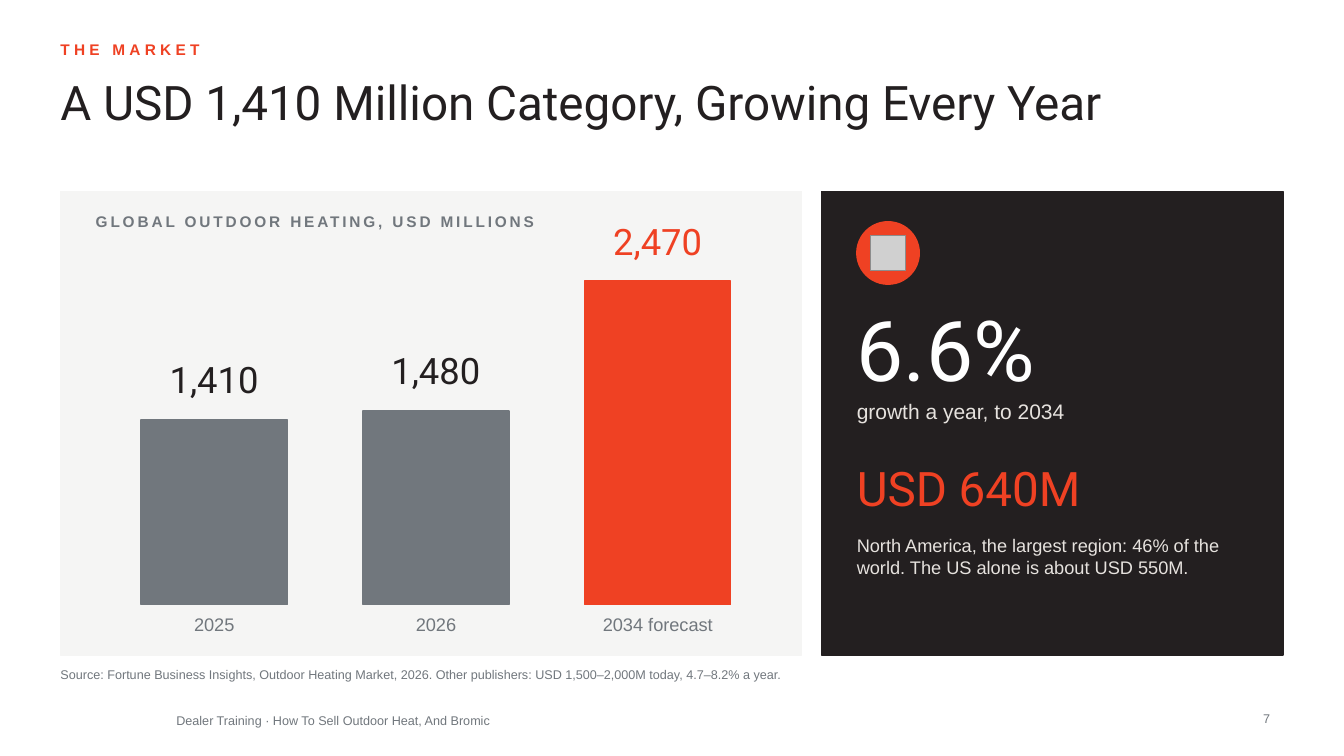
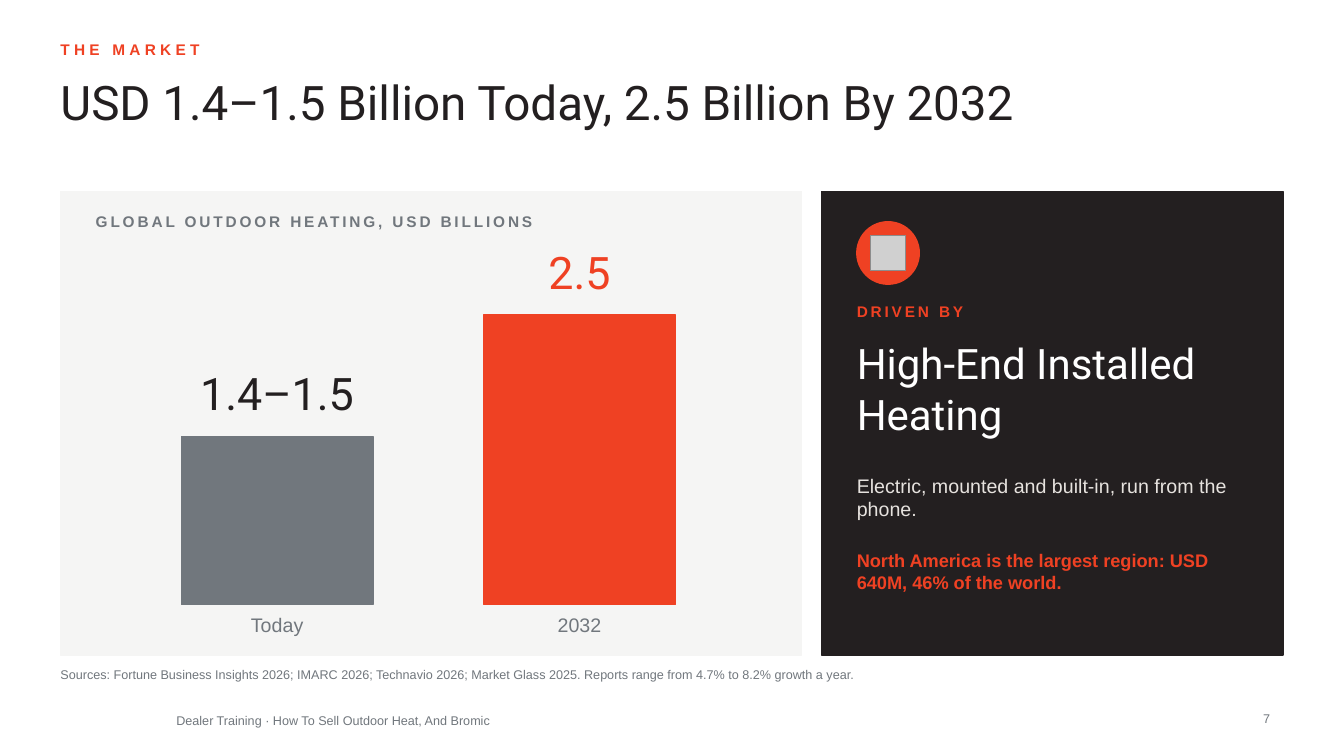
Before and after one commit to aayuvis/Bromic_Marketing, a slide deck: slide 7 of decks/training/out/Bromic-Dealer-How-To-Sell-Outdoor-Heat.pptx. Drawn at 1344x756 pixels with LibreOffice and Linux fonts; fonts in the diff are those of the drawing; grey boxes stand for pictures; background and template pictures are left out. Boxes give left, top, right and bottom in pixels: in the first picture for what was removed or moved away, otherwise in the second. Text is boxed around its words. In the diff, an @@ line names an element or a change of style, - is before the commit and + after.

```diff
--- a/decks/training/out/Bromic-Dealer-How-To-Sell-Outdoor-Heat.pptx
+++ b/decks/training/out/Bromic-Dealer-How-To-Sell-Outdoor-Heat.pptx
@@ title at [60, 84, 1014, 130]: text changed @@
-A USD 1,410 Million Category, Growing Every Year
+USD 1.4–1.5 Billion Today, 2.5 Billion By 2032
@@ text at [96, 212, 751, 247]: text changed @@
-GLOBAL OUTDOOR HEATING, USD MILLIONS
+GLOBAL OUTDOOR HEATING, USD BILLIONS
@@ text at [548, 256, 610, 290]: text changed; size 26 to 32 pt @@
-2,470
+2.5
@@ rectangle: place and size @@
-rectangle at [585, 281, 731, 605]
+rectangle at [484, 315, 676, 605]
@@ text removed at [857, 320, 1035, 382] @@
-6.6%
@@ text added at [857, 306, 963, 317], 11 pt, text #EF4123, bold @@
+DRIVEN BY
@@ text removed at [391, 357, 480, 389] @@
-1,480
@@ text added at [857, 347, 1195, 439], 30 pt, text #FFFFFF @@
+High-End Installed Heating
@@ text removed at [170, 366, 259, 398] @@
-1,410
@@ text added at [200, 378, 354, 411], 32 pt, text #231F20 @@
+1.4–1.5
@@ rectangle removed at [363, 411, 509, 605] @@
@@ text removed at [857, 403, 1065, 423] @@
-growth a year, to 2034
@@ rectangle: place and size @@
-rectangle at [141, 420, 287, 605]
+rectangle at [181, 437, 373, 605]
@@ text removed at [857, 471, 1081, 507] @@
-USD 640M
@@ text added at [857, 478, 1226, 520], 14 pt, text #E6E2DE @@
+Electric, mounted and built-in, run from the phone.
@@ text at [857, 553, 1208, 592]: text changed; text colour #E6E2DE to #EF4123; bold on @@
-North America, the largest region: 46% of the world. The US alone is about USD 550M.
+North America is the largest region: USD 640M, 46% of the world.
@@ text removed at [194, 618, 234, 631] @@
-2025
@@ text added at [251, 618, 303, 636], 14 pt, text #71777D @@
+Today
@@ text removed at [416, 618, 456, 631] @@
-2026
@@ text added at [558, 618, 602, 632], 14 pt, text #71777D @@
+2032
@@ text removed at [603, 618, 713, 631] @@
-2034 forecast
@@ text at [60, 670, 853, 682]: text changed @@
-Source: Fortune Business Insights, Outdoor Heating Market, 2026. Other publishers: USD 1,500–2,000M today, 4.7–8.2% a year.
+Sources: Fortune Business Insights 2026; IMARC 2026; Technavio 2026; Market Glass 2025. Reports range from 4.7% to 8.2% growth a year.
```
Also in this commit, not shown: 6 other files.
